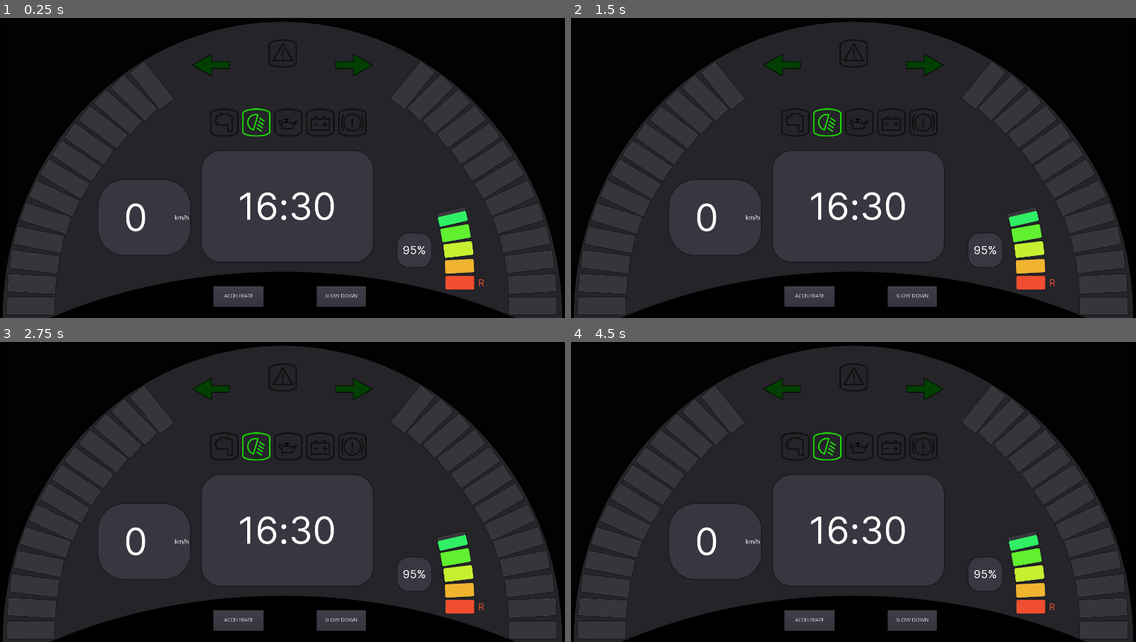
Above: before the commit, frames 1-4 (two rows, left to right).
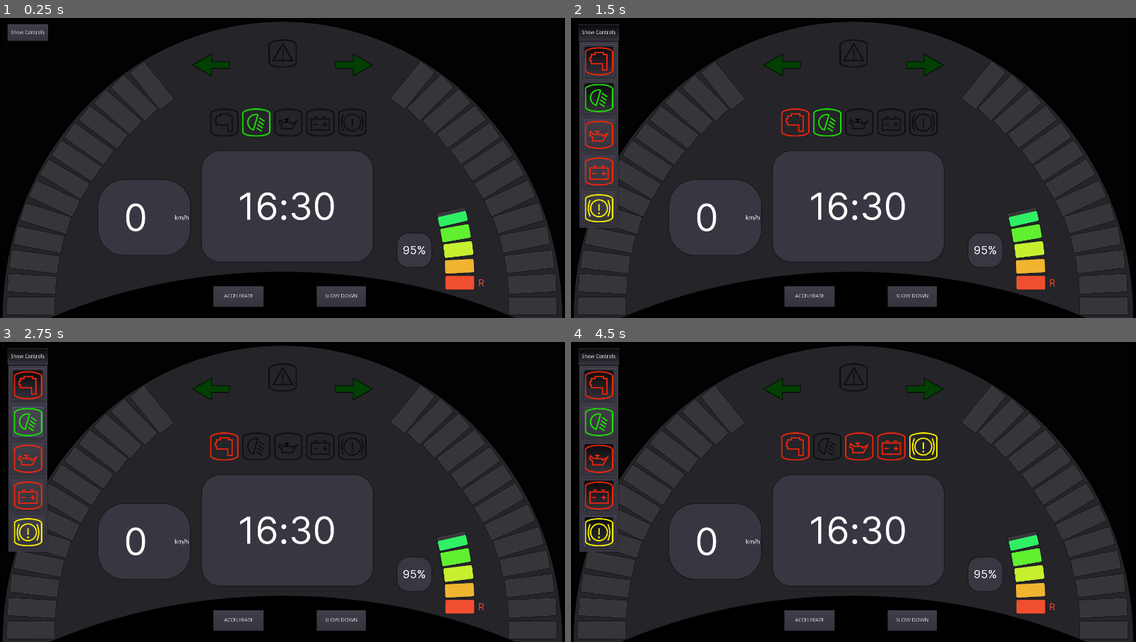
Above: after the commit, the same moments.

Repository: przadkap/car-dashboard
Game: Godot game, scene res://App.tscn
Same seed, same stepped clock (60 frames per second), same inputs: the game is played once before the commit and once after it. The engine's default icon, where the game draws it, is replaced by a stand-in: a white triangle on a blue panel in a dark square. Sound files missing from this copy of the repository are replaced by a short silence.
Inputs (mouse positions are in pixels of both pictures, inside the frame that each line leads up to):
- Up to frame 1 (0.25 s): no input
- Up to frame 2 (1.5 s): click (599, 33) at 0.5 s, where only the run after the commit has a clickable "Show Controls"; click (599, 60) at 1.27 s
- Up to frame 3 (2.75 s): click (28, 423) at 2.02 s
- Up to frame 4 (4.5 s): click (599, 459) at 2.77 s; click (599, 495) at 3.52 s; click (599, 531) at 4.27 s

The runs differ from the first frame. In frame 1, 0.4% of the frame differs, in the area x 1-9%, y 2-8%; in frame 2, 4.1%; in frame 3, 4.4%; in frame 4, 4.7%, in the area x 1-65%, y 2-70%.

Commit message:
implement led control panel

Diff:
--- a/Car Dashboard/App.gd
+++ b/Car Dashboard/App.gd
@@ -44,3 +44,39 @@
 
 func _on_Accelerometer_accelerate_stop():
 	$BTWScreen/StopDistanceTimer.start()
+
+
+func _on_EngineButton_toggled(button_pressed):
+	if(button_pressed):
+		$BTWScreen/LEDs/HBoxContainer/Engine.texture = load("res://images/led_engine_on.png")
+	else:
+		$BTWScreen/LEDs/HBoxContainer/Engine.texture = load("res://images/led_engine_off.png")
+
+
+
+func _on_LightButton_toggled(button_pressed):
+	if(button_pressed):
+		$BTWScreen/LEDs/HBoxContainer/Light.texture = load("res://images/led_lights_on.png")
+	else:
+		$BTWScreen/LEDs/HBoxContainer/Light.texture = load("res://images/led_lights_off.png")
+
+
+func _on_OilButton_toggled(button_pressed):
+	if(button_pressed):
+		$BTWScreen/LEDs/HBoxContainer/Oil.texture = load("res://images/led_oil_on.png")
+	else:
+		$BTWScreen/LEDs/HBoxContainer/Oil.texture = load("res://images/led_oil_off.png")
+
+
+func _on_BatteryButton_toggled(button_pressed):
+	if(button_pressed):
+		$BTWScreen/LEDs/HBoxContainer/Battery.texture = load("res://images/led_battery_on.png")
+	else:
+		$BTWScreen/LEDs/HBoxContainer/Battery.texture = load("res://images/led_battery_off.png")
+
+
+func _on_ABSButton_toggled(button_pressed):
+	if(button_pressed):
+		$BTWScreen/LEDs/HBoxContainer/ABS.texture = load("res://images/led_abs_on.png")
+	else:
+		$BTWScreen/LEDs/HBoxContainer/ABS.texture = load("res://images/led_abs_off.png")
--- a/Car Dashboard/App.tscn
+++ b/Car Dashboard/App.tscn
@@ -34,7 +34,7 @@
 [ext_resource path="res://images/maps_small.png" type="Texture" id=32]
 [ext_resource path="res://images/statistics_small.png" type="Texture" id=33]
 [ext_resource path="res://images/music_small.png" type="Texture" id=34]
-[ext_resource path="res://images/led_power_off.png" type="Texture" id=35]
+[ext_resource path="res://images/led_battery_off.png" type="Texture" id=35]
 [ext_resource path="res://images/led_lights_on.png" type="Texture" id=36]
 [ext_resource path="res://images/led_engine_off.png" type="Texture" id=37]
 [ext_resource path="res://images/led_abs_off.png" type="Texture" id=38]
@@ -43,6 +43,11 @@
 [ext_resource path="res://images/statistics.png" type="Texture" id=41]
 [ext_resource path="res://images/maps.png" type="Texture" id=42]
 [ext_resource path="res://images/phone_green.png" type="Texture" id=43]
+[ext_resource path="res://BTWScreen/Controls.gd" type="Script" id=44]
+[ext_resource path="res://images/led_engine_on.png" type="Texture" id=45]
+[ext_resource path="res://images/led_abs_on.png" type="Texture" id=46]
+[ext_resource path="res://images/led_oil_on.png" type="Texture" id=47]
+[ext_resource path="res://images/led_battery_on.png" type="Texture" id=48]
 
 [sub_resource type="StyleBoxFlat" id=1]
 content_margin_left = 20.0
@@ -461,7 +466,7 @@
 texture = ExtResource( 39 )
 stretch_mode = 4
 
-[node name="Power" type="TextureRect" parent="BTWScreen/LEDs/HBoxContainer"]
+[node name="Battery" type="TextureRect" parent="BTWScreen/LEDs/HBoxContainer"]
 margin_left = 255.0
 margin_right = 330.0
 margin_bottom = 88.0
@@ -1052,6 +1057,198 @@
 wait_time = 10.0
 one_shot = true
 
+[node name="Controls" type="PanelContainer" parent="BTWScreen"]
+margin_left = 20.0
+margin_top = 61.0
+margin_right = 128.0
+margin_bottom = 561.0
+script = ExtResource( 44 )
+__meta__ = {
+"_edit_group_": true,
+"_edit_use_anchors_": false
+}
+
+[node name="VBoxContainer" type="VBoxContainer" parent="BTWScreen/Controls"]
+margin_left = 7.0
+margin_top = 7.0
+margin_right = 101.0
+margin_bottom = 493.0
+
+[node name="EngineControl" type="PanelContainer" parent="BTWScreen/Controls/VBoxContainer"]
+margin_right = 94.0
+margin_bottom = 94.0
+size_flags_horizontal = 3
+
+[node name="HBoxContainer" type="HBoxContainer" parent="BTWScreen/Controls/VBoxContainer/EngineControl"]
+margin_left = 7.0
+margin_top = 7.0
+margin_right = 87.0
+margin_bottom = 87.0
+
+[node name="EngineButton" type="Button" parent="BTWScreen/Controls/VBoxContainer/EngineControl/HBoxContainer"]
+margin_right = 80.0
+margin_bottom = 80.0
+rect_min_size = Vector2( 80, 80 )
+focus_mode = 1
+toggle_mode = true
+enabled_focus_mode = 1
+
+[node name="TextureRect" type="TextureRect" parent="BTWScreen/Controls/VBoxContainer/EngineControl/HBoxContainer/EngineButton"]
+anchor_left = 0.5
+anchor_top = 0.5
+anchor_right = 0.5
+anchor_bottom = 0.5
+margin_left = -37.5
+margin_top = -37.5
+margin_right = 37.5
+margin_bottom = 37.5
+texture = ExtResource( 45 )
+stretch_mode = 4
+__meta__ = {
+"_edit_use_anchors_": false
+}
+
+[node name="LightControl" type="PanelContainer" parent="BTWScreen/Controls/VBoxContainer"]
+margin_top = 98.0
+margin_right = 94.0
+margin_bottom = 192.0
+size_flags_horizontal = 3
+
+[node name="HBoxContainer" type="HBoxContainer" parent="BTWScreen/Controls/VBoxContainer/LightControl"]
+margin_left = 7.0
+margin_top = 7.0
+margin_right = 87.0
+margin_bottom = 87.0
+
+[node name="LightButton" type="Button" parent="BTWScreen/Controls/VBoxContainer/LightControl/HBoxContainer"]
+margin_right = 80.0
+margin_bottom = 80.0
+rect_min_size = Vector2( 80, 80 )
+focus_mode = 1
+toggle_mode = true
+pressed = true
+enabled_focus_mode = 1
+
+[node name="TextureRect" type="TextureRect" parent="BTWScreen/Controls/VBoxContainer/LightControl/HBoxContainer/LightButton"]
+anchor_left = 0.5
+anchor_top = 0.5
+anchor_right = 0.5
+anchor_bottom = 0.5
+margin_left = -37.5
+margin_top = -37.5
+margin_right = 37.5
+margin_bottom = 37.5
+texture = ExtResource( 36 )
+stretch_mode = 4
+__meta__ = {
+"_edit_use_anchors_": false
+}
+
+[node name="OilControl" type="PanelContainer" parent="BTWScreen/Controls/VBoxContainer"]
+margin_top = 196.0
+margin_right = 94.0
+margin_bottom = 290.0
+size_flags_horizontal = 3
+
+[node name="HBoxContainer" type="HBoxContainer" parent="BTWScreen/Controls/VBoxContainer/OilControl"]
+margin_left = 7.0
+margin_top = 7.0
+margin_right = 87.0
+margin_bottom = 87.0
+
+[node name="OilButton" type="Button" parent="BTWScreen/Controls/VBoxContainer/OilControl/HBoxContainer"]
+margin_right = 80.0
+margin_bottom = 80.0
+rect_min_size = Vector2( 80, 80 )
+focus_mode = 1
+toggle_mode = true
+enabled_focus_mode = 1
+
+[node name="TextureRect" type="TextureRect" parent="BTWScreen/Controls/VBoxContainer/OilControl/HBoxContainer/OilButton"]
+anchor_left = 0.5
+anchor_top = 0.5
+anchor_right = 0.5
+anchor_bottom = 0.5
+margin_left = -37.5
+margin_top = -37.5
+margin_right = 37.5
+margin_bottom = 37.5
+texture = ExtResource( 47 )
+stretch_mode = 4
+__meta__ = {
+"_edit_use_anchors_": false
+}
+
+[node name="BatteryControl" type="PanelContainer" parent="BTWScreen/Controls/VBoxContainer"]
+margin_top = 294.0
+margin_right = 94.0
+margin_bottom = 388.0
+size_flags_horizontal = 3
+
+[node name="HBoxContainer" type="HBoxContainer" parent="BTWScreen/Controls/VBoxContainer/BatteryControl"]
+margin_left = 7.0
+margin_top = 7.0
+margin_right = 87.0
+margin_bottom = 87.0
+
+[node name="BatteryButton" type="Button" parent="BTWScreen/Controls/VBoxContainer/BatteryControl/HBoxContainer"]
+margin_right = 80.0
+margin_bottom = 80.0
+rect_min_size = Vector2( 80, 80 )
+focus_mode = 1
+toggle_mode = true
+enabled_focus_mode = 1
+
+[node name="TextureRect" type="TextureRect" parent="BTWScreen/Controls/VBoxContainer/BatteryControl/HBoxContainer/BatteryButton"]
+anchor_left = 0.5
+anchor_top = 0.5
+anchor_right = 0.5
+anchor_bottom = 0.5
+margin_left = -37.5
+margin_top = -37.5
+margin_right = 37.5
+margin_bottom = 37.5
+texture = ExtResource( 48 )
+stretch_mode = 4
+__meta__ = {
+"_edit_use_anchors_": false
+}
+
+[node name="ABSControl" type="PanelContainer" parent="BTWScreen/Controls/VBoxContainer"]
+margin_top = 392.0
+margin_right = 94.0
+margin_bottom = 486.0
+size_flags_horizontal = 3
+
+[node name="HBoxContainer" type="HBoxContainer" parent="BTWScreen/Controls/VBoxContainer/ABSControl"]
+margin_left = 7.0
+margin_top = 7.0
+margin_right = 87.0
+margin_bottom = 87.0
+
+[node name="ABSButton" type="Button" parent="BTWScreen/Controls/VBoxContainer/ABSControl/HBoxContainer"]
+margin_right = 80.0
+margin_bottom = 80.0
+rect_min_size = Vector2( 80, 80 )
+focus_mode = 1
+toggle_mode = true
+enabled_focus_mode = 1
+
+[node name="TextureRect" type="TextureRect" parent="BTWScreen/Controls/VBoxContainer/ABSControl/HBoxContainer/ABSButton"]
+anchor_left = 0.5
+anchor_top = 0.5
+anchor_right = 0.5
+anchor_bottom = 0.5
+margin_left = -37.5
+margin_top = -37.5
+margin_right = 37.5
+margin_bottom = 37.5
+texture = ExtResource( 46 )
+stretch_mode = 4
+__meta__ = {
+"_edit_use_anchors_": false
+}
+
 [node name="MultimediaScreen" type="Control" parent="."]
 margin_left = 1500.0
 margin_right = 3000.0
@@ -1138,10 +1335,9 @@
 
 [node name="Button6" type="Button" parent="MultimediaScreen/PanelContainer/GridContainer"]
 visible = false
-margin_left = 992.0
-margin_top = 395.0
-margin_right = 1398.0
-margin_bottom = 700.0
+margin_top = 780.0
+margin_right = 700.0
+margin_bottom = 1080.0
 rect_min_size = Vector2( 300, 300 )
 size_flags_horizontal = 3
 size_flags_vertical = 3
@@ -2533,6 +2729,17 @@
 text = "R"
 align = 1
 valign = 1
+__meta__ = {
+"_edit_use_anchors_": false
+}
+
+[node name="ShowControl" type="Button" parent="."]
+margin_left = 20.0
+margin_top = 17.0
+margin_right = 128.0
+margin_bottom = 61.0
+toggle_mode = true
+text = "Show Controls"
 __meta__ = {
 "_edit_use_anchors_": false
 }
@@ -2557,6 +2764,11 @@
 [connection signal="timeout" from="BTWScreen/KMTimer" to="." method="_on_KMTimer_timeout"]
 [connection signal="timeout" from="BTWScreen/FuelTimer" to="BTWScreen/FuelMeter" method="_on_FuelTimer_timeout"]
 [connection signal="timeout" from="BTWScreen/StopDistanceTimer" to="." method="_on_StopDistanceTimer_timeout"]
+[connection signal="toggled" from="BTWScreen/Controls/VBoxContainer/EngineControl/HBoxContainer/EngineButton" to="." method="_on_EngineButton_toggled"]
+[connection signal="toggled" from="BTWScreen/Controls/VBoxContainer/LightControl/HBoxContainer/LightButton" to="." method="_on_LightButton_toggled"]
+[connection signal="toggled" from="BTWScreen/Controls/VBoxContainer/OilControl/HBoxContainer/OilButton" to="." method="_on_OilButton_toggled"]
+[connection signal="toggled" from="BTWScreen/Controls/VBoxContainer/BatteryControl/HBoxContainer/BatteryButton" to="." method="_on_BatteryButton_toggled"]
+[connection signal="toggled" from="BTWScreen/Controls/VBoxContainer/ABSControl/HBoxContainer/ABSButton" to="." method="_on_ABSButton_toggled"]
 [connection signal="content_changed" from="MultimediaScreen" to="MultimediaScreen/PanelContainer" method="_on_MultimediaScreen_content_changed"]
 [connection signal="content_changed" from="MultimediaScreen" to="MultimediaScreen/PanelContainer/SideSeparator/Content" method="_on_MultimediaScreen_content_changed"]
 [connection signal="music_toggled" from="MultimediaScreen" to="MultimediaScreen/PanelContainer/SideSeparator/Content/MusicPlayer" method="_on_MultimediaScreen_music_toggled"]
@@ -2584,3 +2796,4 @@
 [connection signal="toggled" from="MultimediaScreen/PanelContainer/SideSeparator/Content/Statistics/VBoxContainer/Stat5/StatMaintenance/DisplayButton5" to="MultimediaScreen/PanelContainer/SideSeparator/Content/Statistics" method="_on_DisplayButton5_toggled"]
 [connection signal="toggled" from="MultimediaScreen/PanelContainer/SideSeparator/Content/Statistics/VBoxContainer/Stat6/StatOil/DisplayButton6" to="MultimediaScreen/PanelContainer/SideSeparator/Content/Statistics" method="_on_DisplayButton6_toggled"]
 [connection signal="finished" from="MultimediaScreen/MusicAudio" to="MultimediaScreen" method="_on_MusicAudio_finished"]
+[connection signal="toggled" from="ShowControl" to="BTWScreen/Controls" method="_on_ShowControl_toggled"]
--- /dev/null
+++ b/Car Dashboard/BTWScreen/Controls.gd
@@ -0,0 +1,23 @@
+extends PanelContainer
+
+
+# Declare member variables here. Examples:
+# var a = 2
+# var b = "text"
+
+
+# Called when the node enters the scene tree for the first time.
+func _ready():
+	hide()
+
+
+# Called every frame. 'delta' is the elapsed time since the previous frame.
+#func _process(delta):
+#	pass
+
+
+func _on_ShowControl_toggled(button_pressed):
+	if(!button_pressed):
+		hide()
+	else:
+		show()
Not shown: 1 places in Car Dashboard/App.tscn that only renumber resources
Renamed: Car Dashboard/images/led_power_off.png -> Car Dashboard/images/led_battery_off.png
Not shown, changed: Car Dashboard/images/led_battery_off.png.import
Renamed: Car Dashboard/images/led_power_on.png -> Car Dashboard/images/led_battery_on.png
Not shown, changed: Car Dashboard/images/led_battery_on.png.import
